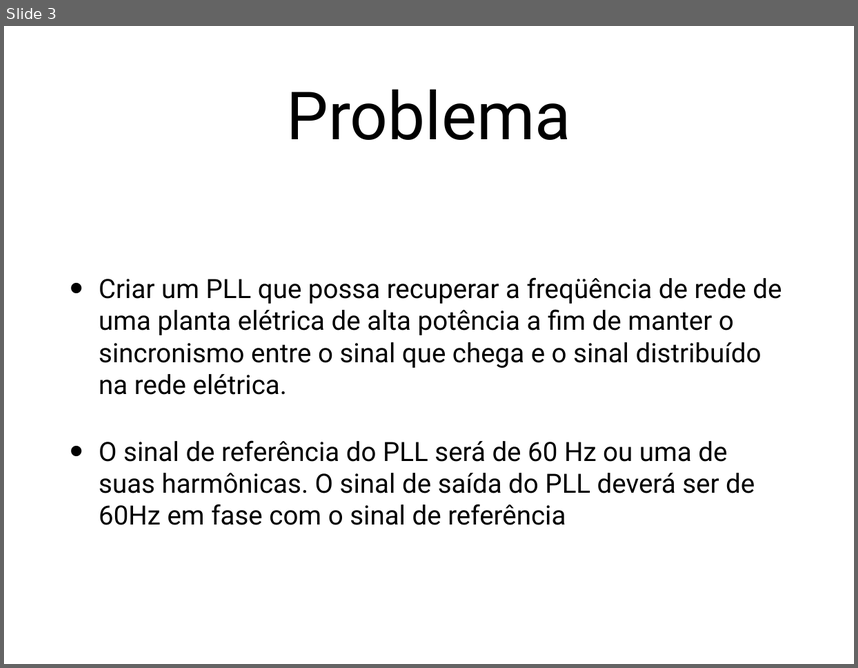
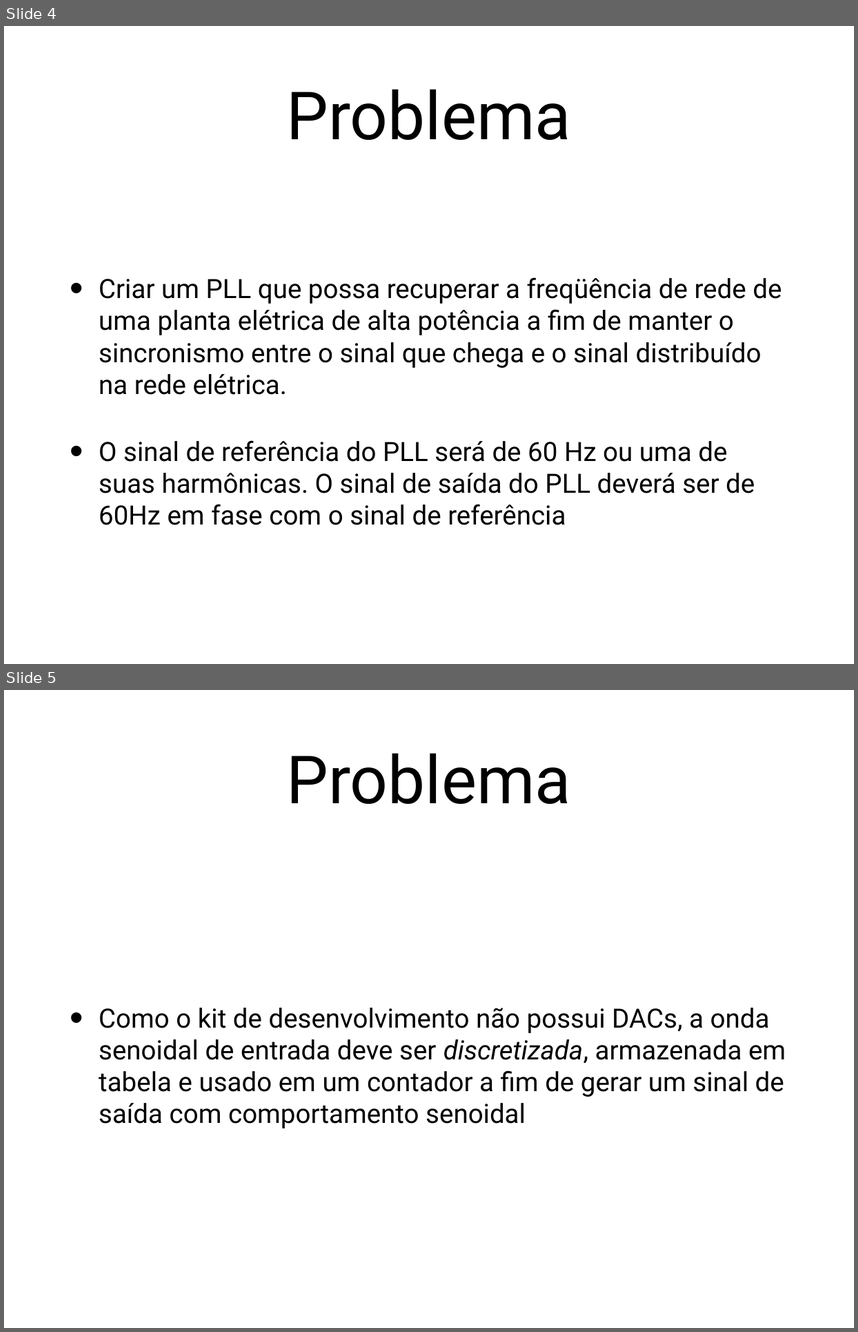
Before and after one commit to wwagner33/adpll-vhdl, a slide deck: trabalho-pll.pptx. Shown one above the other, each under a label of ours: slide 3 before the commit, slides 4 and 5 after it. The pictures are 858x668 and 858x1332 pixels, drawn with LibreOffice and Linux fonts; fonts in the diff are those of the drawing. Boxes give left, top, right and bottom in pixels: in the first picture for what was removed or moved away, otherwise in the second. Text is boxed around its words. In the diff, an @@ line names an element or a change of style, - is before the commit and + after.

```diff
--- a/trabalho-pll.pptx
+++ b/trabalho-pll.pptx
@@ slide 5 added at box(4, 690, 854, 1328), background #FFFFFF @@
@@ title added at box(287, 753, 571, 804), 80 pt, text #000000 @@
+Problema
@@ text added at box(99, 1007, 786, 1128), 32 pt, text #000000 @@
+• Como o kit de desenvolvimento não possui DACs, a onda senoidal de entrada deve ser discretizada, armazenada em tabela e usado em um contador a fim de gerar um sinal de saída com comportamento senoidal
@@ what was slide 3 is now slide 4 @@
```
Also in this commit, not shown: 6 slides changed, 31 other slides added, 2 slides removed, 7 other files.
